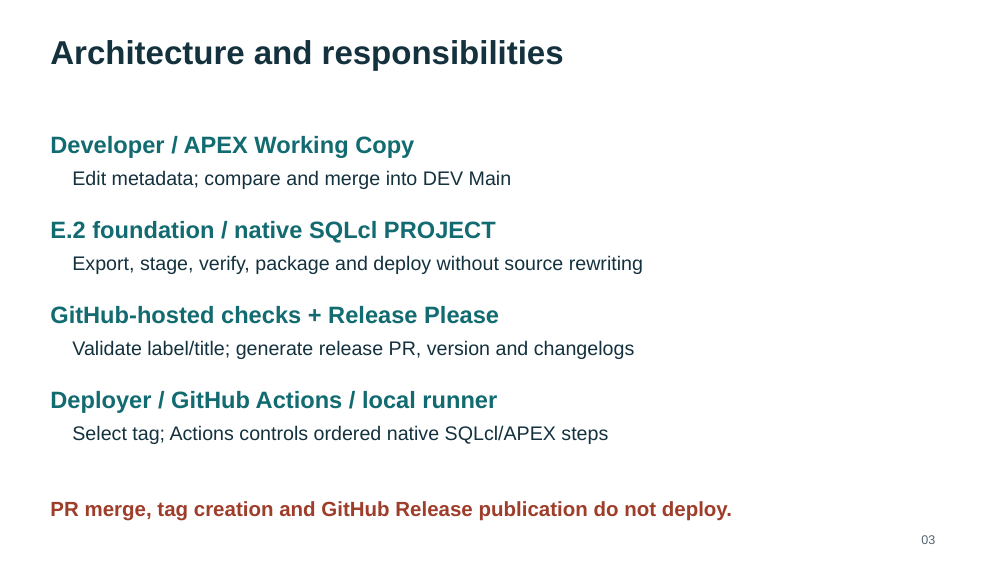
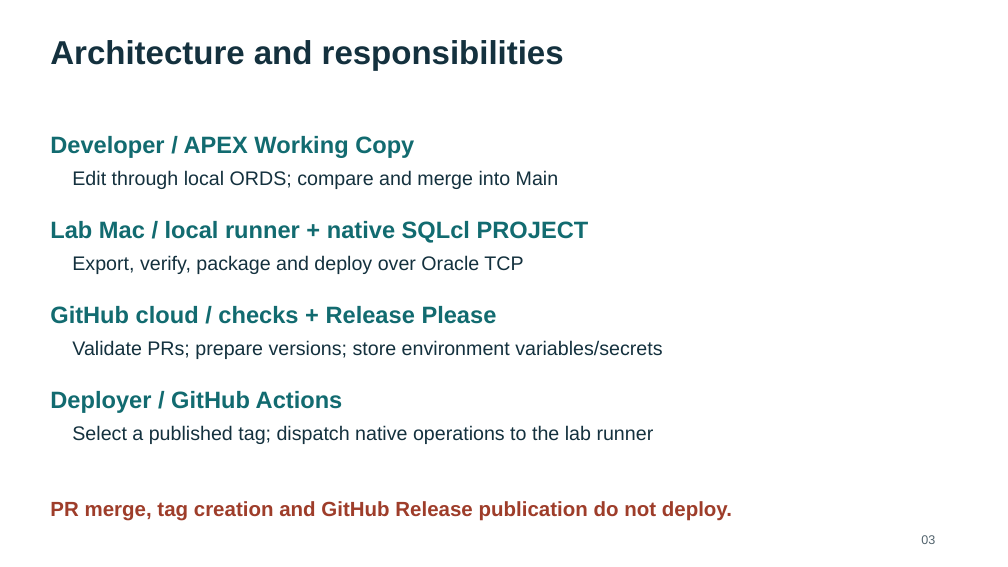
Before and after one commit to rstyczynski/APEX_CICD, a slide deck: slide 3 of progress/E.3/sprint_E.3_increment_demo.pptx. Drawn at 1008x567 pixels with LibreOffice and Linux fonts; fonts in the diff are those of the drawing. Boxes give left, top, right and bottom in pixels: in the first picture for what was removed or moved away, otherwise in the second. Text is boxed around its words. In the diff, an @@ line names an element or a change of style, - is before the commit and + after.

Commit message:
fix: configure E.3 workflows in GitHub and add local lab runner

```diff
--- a/progress/E.3/sprint_E.3_increment_demo.pptx
+++ b/progress/E.3/sprint_E.3_increment_demo.pptx
@@ text at bbox=[72, 170, 559, 189]: text changed @@
-Edit metadata; compare and merge into DEV Main
+Edit through local ORDS; compare and merge into Main
@@ text at bbox=[50, 221, 589, 243]: text changed @@
-E.2 foundation / native SQLcl PROJECT
+Lab Mac / local runner + native SQLcl PROJECT
@@ text at bbox=[72, 255, 523, 274]: text changed @@
-Export, stage, verify, package and deploy without source rewriting
+Export, verify, package and deploy over Oracle TCP
@@ text at bbox=[50, 306, 497, 324]: text changed @@
-GitHub-hosted checks + Release Please
+GitHub cloud / checks + Release Please
@@ text at bbox=[72, 340, 662, 359]: text changed @@
-Validate label/title; generate release PR, version and changelogs
+Validate PRs; prepare versions; store environment variables/secrets
@@ text at bbox=[50, 391, 343, 413]: text changed @@
-Deployer / GitHub Actions / local runner
+Deployer / GitHub Actions
@@ text at bbox=[72, 425, 654, 444]: text changed @@
-Select tag; Actions controls ordered native SQLcl/APEX steps
+Select a published tag; dispatch native operations to the lab runner
```
Also in this commit, not shown: 10 other slides changed, 1 slide added, 55 other files.
